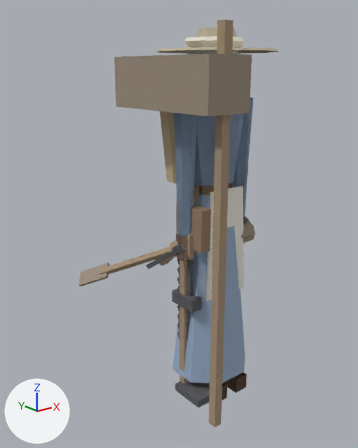
The glTF model game/assets/modelle/figuren/figur_elb.glb, before and after one commit.
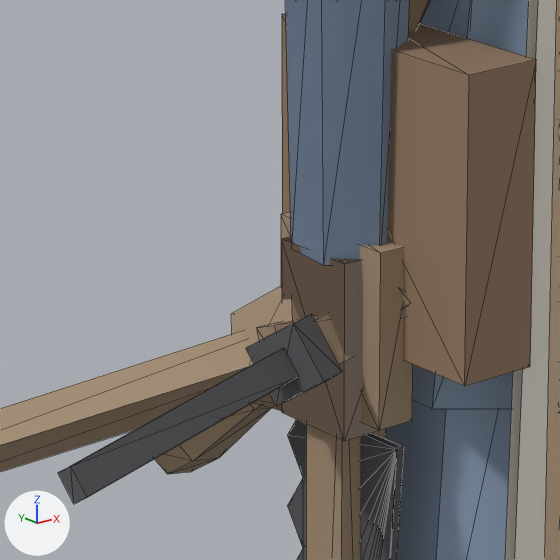
Each version appears first whole from a 50 mm camera at (-1.728, -1.873, 1.764) aimed at (-0.133, 0.121, 0.966), and next in a close-up on the part from 39% to 60% of the width and 45% to 62% of the height. The lights are fixed; the arrows at lower left show +X, +Y and +Z. The last two pictures show the newer version. The close-ups show mesh edges as thin lines.

The older version as bpy lines, for what is in view:
```python
me_kelle = bpy.data.meshes.new('Kelle')
me_kelle.from_pydata(...)  # 16 vertices, 24 faces; spans x -0.541..-0.125, y -0.09..0.587, z 0.566..0.949
me_kelle.materials.append(mat_figur)
me_saege = bpy.data.meshes.new('Saege')
me_saege.from_pydata(...)  # 54 vertices, 100 faces; spans x -0.205..-0.175, y -0.06..0.063, z 0.268..0.963
me_saege.materials.append(mat_figur)
me_stab = bpy.data.meshes.new('Stab')
me_stab.from_pydata(...)  # 8 vertices, 10 faces; spans x -0.25..-0.21, y -0.32..-0.28, z 0.0..1.95
me_stab.materials.append(mat_figur)
ob_kelle = bpy.data.objects.new('Kelle', me_kelle)
ob_kelle.location = (0.0, 0.0, 0.0)
ob_saege = bpy.data.objects.new('Saege', me_saege)
ob_saege.location = (0.0, 0.0, 0.0)
ob_stab = bpy.data.objects.new('Stab', me_stab)
ob_stab.location = (0.0, 0.0, 0.0)
# also in view: 'Schuerze' at (0.0, -0.108, 0.89); 'Stoessel' at (-0.209, 0.052, 0.844); 'Drechseleisen' at (-0.288, -0.033, 0.889); 'Hobel' at (-0.115, 0.019, 0.825); 'Tasche' at (-0.005, -0.02, 1.234)
```
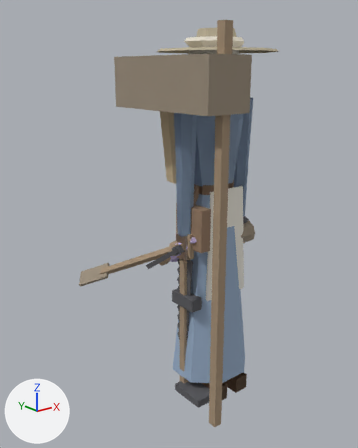
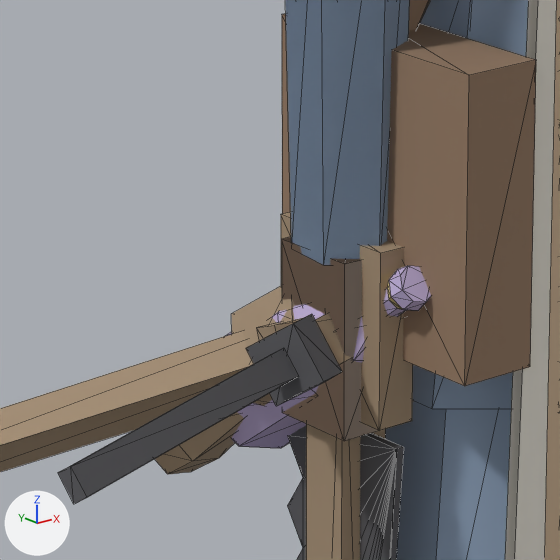
Scene script edits in JSON lines:
```json
{"op": "add", "block": "me_flakon", "code": ["me_flakon = bpy.data.meshes.new('Flakon')", "me_flakon.from_pydata(...)  # 112 vertices, 124 faces; spans x -0.235..-0.142, y -0.086..0.139, z 0.771..0.955", "me_flakon.materials.append(mat_figur)"]}
{"op": "add", "block": "ob_flakon", "code": ["ob_flakon = bpy.data.objects.new('Flakon', me_flakon)", "ob_flakon.location = (0.0, 0.0, 0.0)"]}
```

Pixel boxes [x1, y1, x2, y2] of what changed, in the close-ups (560 x 560 px):
```json
{"object": "Flakon", "change": "added", "after": [226, 266, 431, 448]}
```
